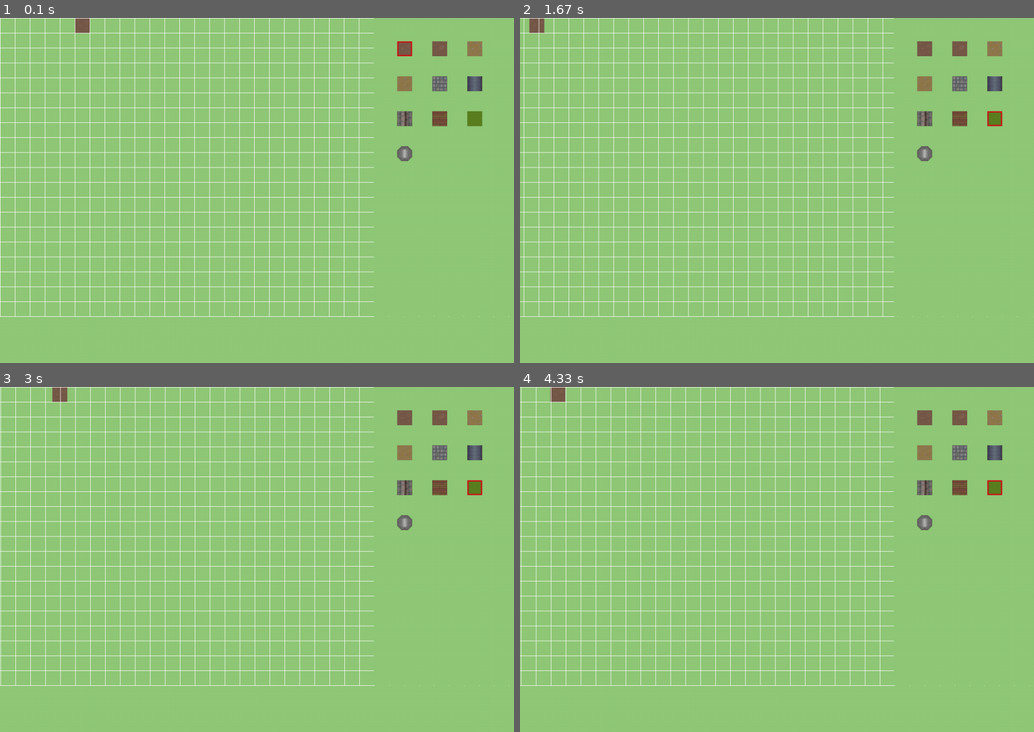
Above: before the commit, frames 1-4 (two rows, left to right).
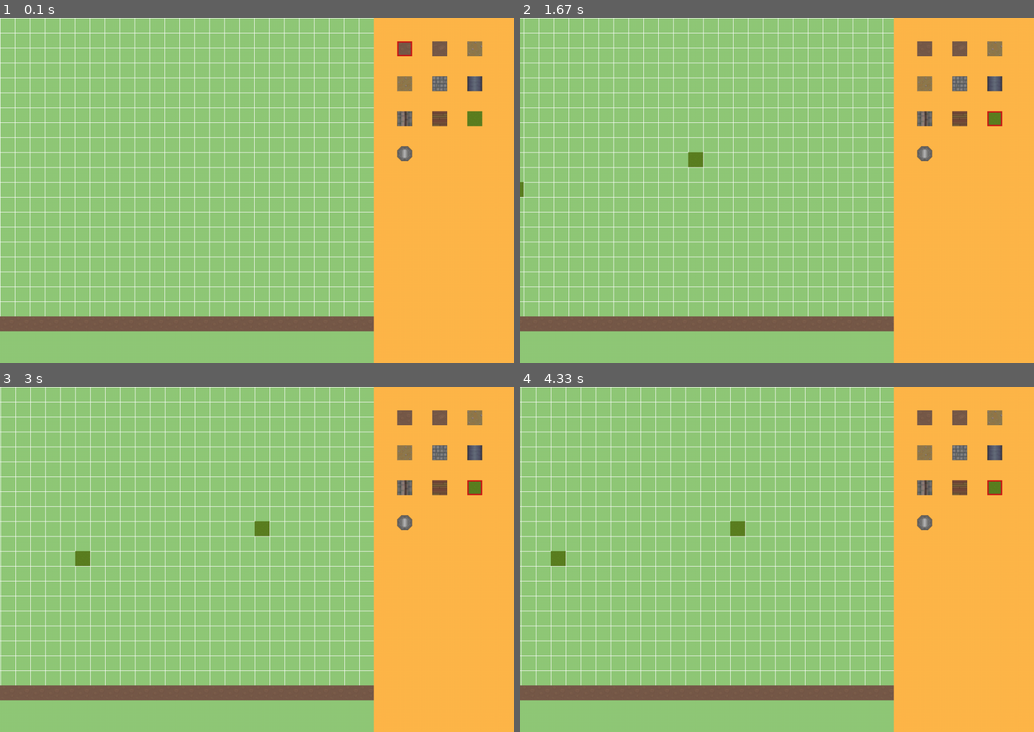
Above: after the commit, the same moments.

Repository: Jhoczi/TankPYGAME
Game: pygame game, started from mapGenerator.py
Same seed, same stepped clock (60 frames per second), same inputs: the game is played once before the commit and once after it.
Inputs (mouse positions are in pixels of both pictures, inside the frame that each line leads up to):
- Up to frame 1 (0.1 s): no input
- Up to frame 2 (1.67 s): press the mouse at (992, 118) at 0.37 s; move the mouse to (823, 156) at 0.47 s; release the mouse at (653, 193) at 0.6 s; hold Right 0.67-1.13 s; hold Right 1.17-1.63 s
- Up to frame 3 (3 s): hold Left 1.67-2.2 s; hold Left 2.23-2.63 s; hold Right from 2.67 s (still down)
- Up to frame 4 (4.33 s): release Right at 3.3 s; hold Left 3.33-3.8 s; hold Right 3.83-4.3 s

The runs differ from the first frame. In frame 1, 30% of the frame differs, in the area x 0-100%, y 0-100%; in frame 2, 30%; in frame 3, 30%; in frame 4, 30%.

Commit message:
Added Tile Drawing Module

Diff:
--- a/mapGenerator.py
+++ b/mapGenerator.py
@@ -3,8 +3,8 @@
 pygame.init()
 
 #gamewindow
-SCREN_WIDTH = 800
-SCREN_HEIGHT = 640
+SCREEN_WIDTH = 800
+SCREEN_HEIGHT = 640
 LOWER_MARGIN = 100
 SIDE_MARGIN = 300
 FPS = 60
@@ -12,7 +12,7 @@
 
 currentTile = 0
 TILESIZE = 32
-ROWS = (SCREN_WIDTH - LOWER_MARGIN) // TILESIZE
+ROWS = (SCREEN_WIDTH - LOWER_MARGIN) // TILESIZE
 COLS = 150
 GROUNDTILETYPES = 9
 # define game variables
@@ -21,7 +21,7 @@
 scroll = 0
 scrollSpeed = 1
 
-screen = pygame.display.set_mode([SCREN_WIDTH + SIDE_MARGIN,SCREN_HEIGHT + LOWER_MARGIN])
+screen = pygame.display.set_mode([SCREEN_WIDTH + SIDE_MARGIN,SCREEN_HEIGHT + LOWER_MARGIN])
 pygame.display.set_caption("TANK Level Editor")
 
 
@@ -46,16 +46,29 @@
 imgList.append(pygame.image.load('Assets/platform.png'))
 
 
-#define colours
+# define colours
 GREEN = (144,201,120)
 WHITE = (255,255,255)
 RED = (200,25,25)
+ORANGE = (255,183,74)
+
+# create empty tile list
+worldData = []
+for row in range(ROWS):
+    r = [-1] * COLS
+    worldData.append(r)
+
+# create bottom border:
+for tile in range(0,COLS):
+    worldData[ROWS - 1][tile] = 0
+
+print(worldData)
 
 # function for drawing background:
 def DrawBackground():
     screen.fill(GREEN)
-    widthG1 = g1_img.get_width()
-    screen.blit(g1_img,((widthG1 + 128) - scroll * 0.5,0))
+    #widthG1 = g1_img.get_width()
+    #screen.blit(g1_img,((widthG1 + 128) - scroll * 0.5,0))
     """
     widthG1 = g1_img.get_width()
     widthG2 = g2_img.get_width()
@@ -68,17 +81,26 @@
 def DrawGrid():
     # vertical
     for i in range(COLS + 1):
-        pygame.draw.line(screen, WHITE, (i * TILESIZE - scroll,0),(i * TILESIZE - scroll,SCREN_HEIGHT))
+        pygame.draw.line(screen, WHITE, (i * TILESIZE - scroll,0),(i * TILESIZE - scroll,SCREEN_HEIGHT))
     # horizontal
     for i in range(ROWS):
-        pygame.draw.line(screen, WHITE, (0,i * TILESIZE),(SCREN_WIDTH,i * TILESIZE))
+        pygame.draw.line(screen, WHITE, (0,i * TILESIZE),(SCREEN_WIDTH,i * TILESIZE))
+# function for drawing world tiles
+def DrawWorld():
+    for y, row in enumerate(worldData):
+        for x,tile in enumerate(row):
+            if tile >= 0:
+                #screen.blit(imgList[tile],(x * TILESIZE - scroll,y * tile))
+                screen.blit(imgList[tile],(x * TILESIZE - scroll,y * TILESIZE))
+                #screen.blit(imgList[tile],(x * TILESIZE - scroll,SCREEN_HEIGHT - TILESIZE))
+
 
 # create buttons
 buttonList = []
 buttonCol = 0
 buttonRow = 0
 for i in range(len(imgList)):
-    tileButton = Button(SCREN_WIDTH + (75 * buttonCol) + 50, 75 * buttonRow + 50, imgList[i],1)
+    tileButton = Button(SCREEN_WIDTH + (75 * buttonCol) + 50, 75 * buttonRow + 50, imgList[i],1)
     buttonList.append(tileButton)
     buttonCol += 1
     if buttonCol == 3:
@@ -92,6 +114,21 @@
         scroll -= 5 * scrollSpeed
     if scrollRight == True:
         scroll += 5 * scrollSpeed
+
+    # add new tiles to the screen
+    # get mouse position
+    pos = pygame.mouse.get_pos()
+    x = (pos[0] + scroll) // TILESIZE
+    y = pos[1] // TILESIZE
+
+    # check that the coordinates are within the tile area
+    if pos[0] < SCREEN_WIDTH and pos[1] < SCREEN_HEIGHT:
+        # update tile value
+        if pygame.mouse.get_pressed()[0] == 1:
+            if worldData[y][x] != currentTile:
+                worldData[y][x] = currentTile
+    #print(x)
+    #print(y)
 
     for event in pygame.event.get():
         if event.type == pygame.QUIT:
@@ -112,18 +149,18 @@
                 scrollSpeed = 1
     DrawBackground()
     DrawGrid()
+    DrawWorld()
     # Draw panel area
-    pygame.draw.rect(screen, GREEN, (SCREN_WIDTH, 0, SIDE_MARGIN, SCREN_HEIGHT))
+    pygame.draw.rect(screen, ORANGE, (SCREEN_WIDTH, 0, SIDE_MARGIN, SCREEN_HEIGHT+LOWER_MARGIN))
     # Draw buttons with my tiles:
     # choose a tile
     buttonCount = 0
     for buttonCount,i in enumerate(buttonList):
         if i.Draw(screen):
             currentTile = buttonCount
-    print(currentTile)
+    #print(currentTile)
     # highlight the selected tile
     pygame.draw.rect(screen, RED, buttonList[currentTile].rect, 3)
-
     pygame.display.update()
     clock.tick(FPS)
 pygame.quit()
